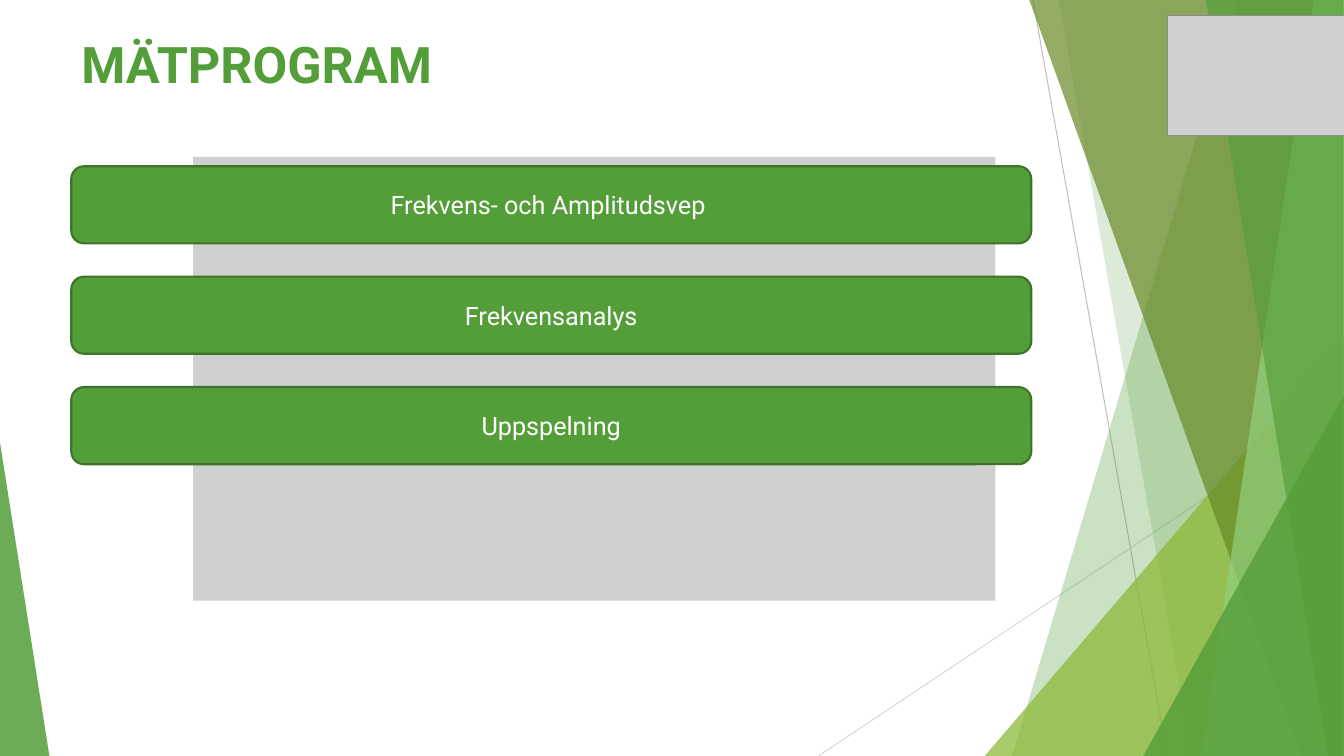
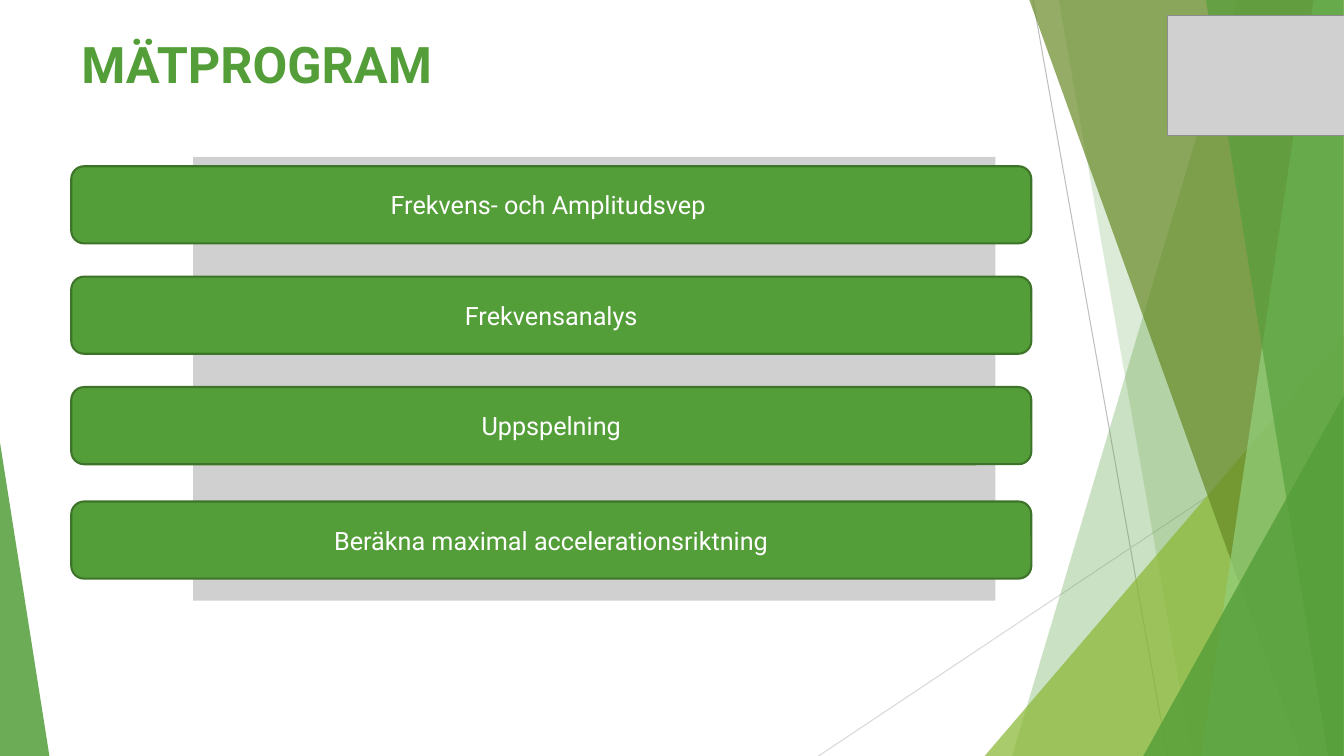
Before and after one commit to albinan/BRAVibration, a slide deck: slide 1 of MasterChief.pptx. Drawn at 1344x756 pixels with LibreOffice and Linux fonts; fonts in the diff are those of the drawing; grey boxes stand for pictures. Boxes give left, top, right and bottom in pixels: in the first picture for what was removed or moved away, otherwise in the second. Text is boxed around its words. In the diff, an @@ line names an element or a change of style, - is before the commit and + after.

```diff
--- a/MasterChief.pptx
+++ b/MasterChief.pptx
@@ rounded rectangle added at (x1=72, y1=501, x2=1031, y2=579), fill #549E39, outline #3E752A 1.5 pt, 18 pt, text #FFFFFF @@
+Beräkna maximal accelerationsriktning
```
Also in this commit, not shown: 4 other files.
